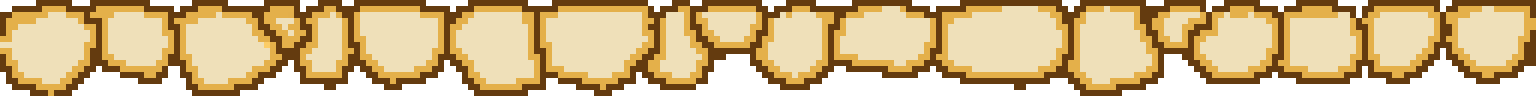
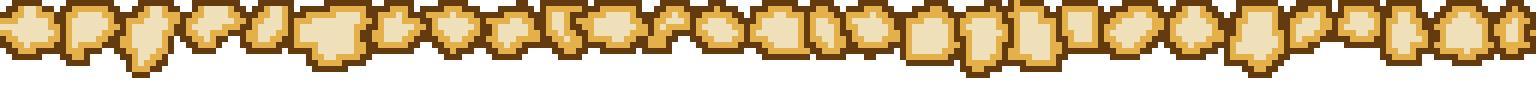
Comparing the layer stacks of the two w=1536, h=96 images. Changes:
painted on "Border" over [0, 0, 1536, 96]
painted on "Shadow" over [0, 0, 1536, 96]
painted on "Base" over [0, 0, 1536, 96]
